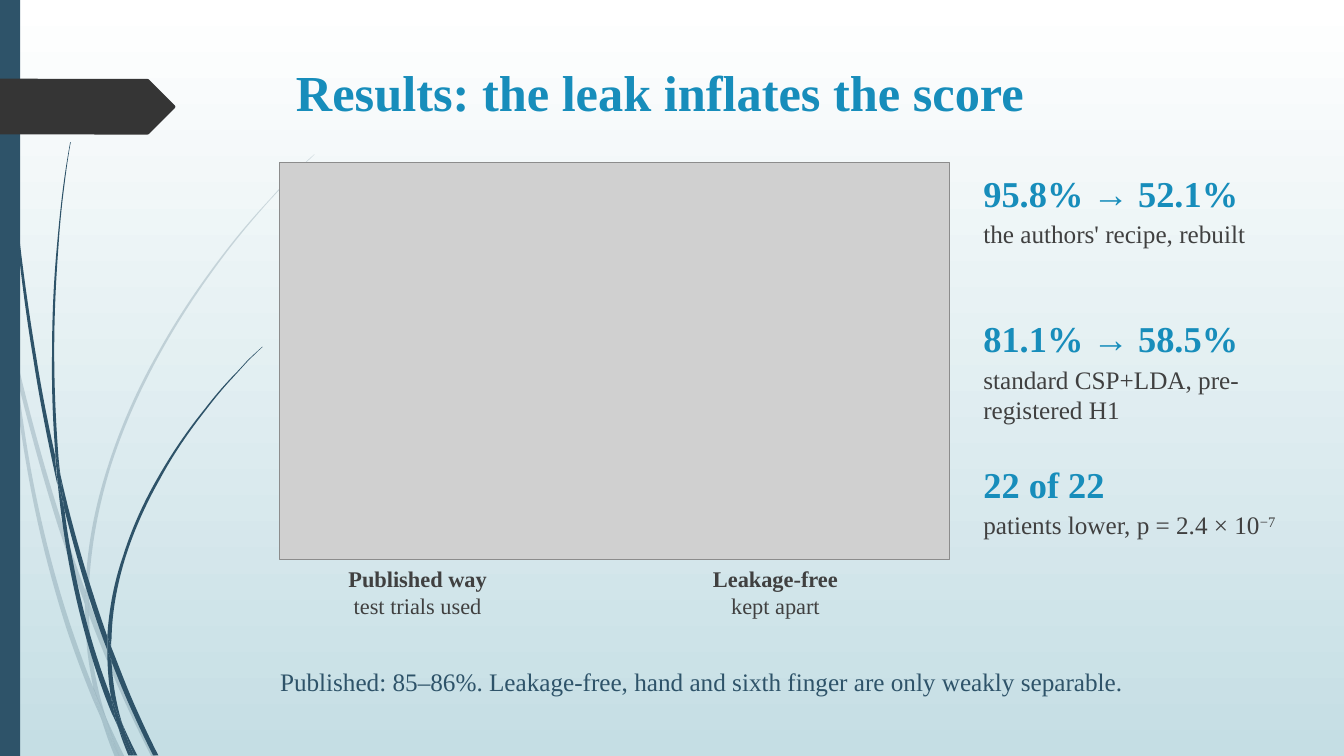
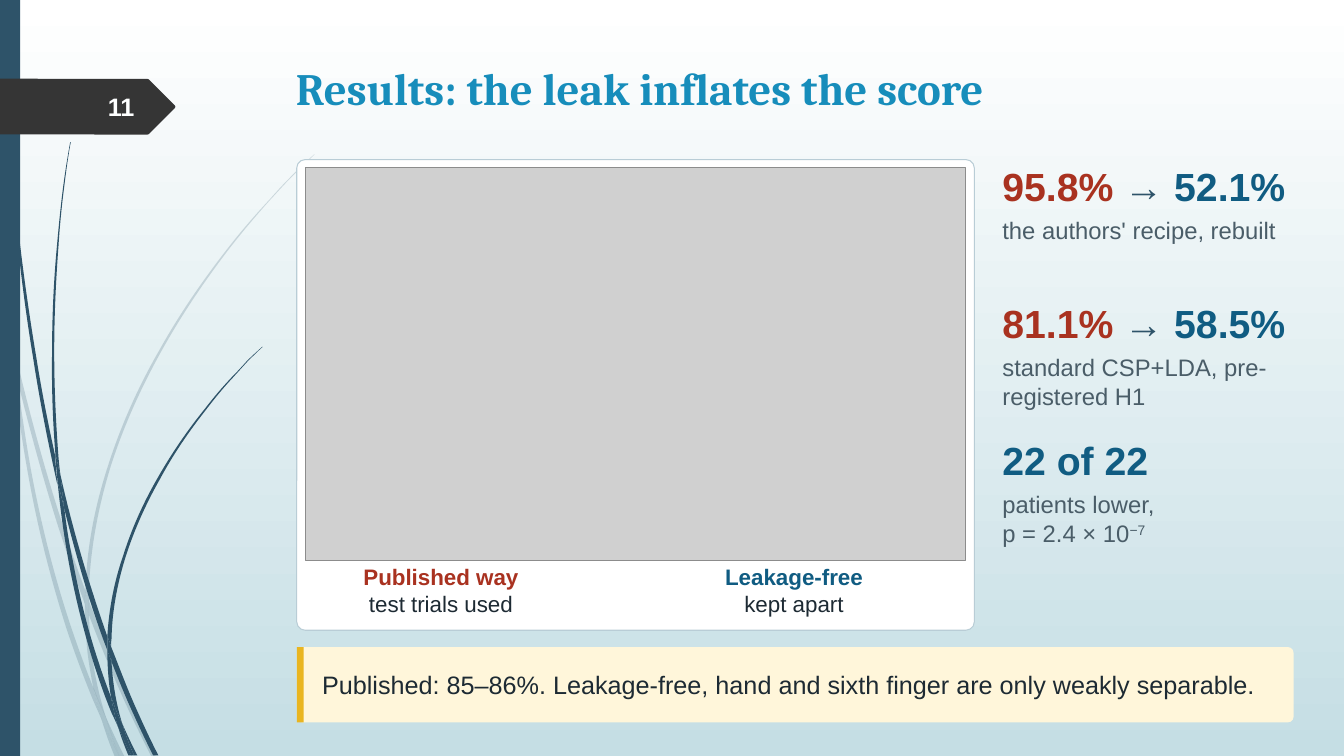
Before and after one commit to rajveeerr/sixth-finger-bci, a slide deck: slide 11 of report/slides/college/Sixth-Finger-BCI-Final-PPT.pptx. Drawn at 1344x756 pixels with LibreOffice and Linux fonts; fonts in the diff are those of the drawing; grey boxes stand for pictures. Boxes give left, top, right and bottom in pixels: in the first picture for what was removed or moved away, otherwise in the second. Text is boxed around its words. In the diff, an @@ line names an element or a change of style, - is before the commit and + after.

```diff
--- a/report/slides/college/Sixth-Finger-BCI-Final-PPT.pptx
+++ b/report/slides/college/Sixth-Finger-BCI-Final-PPT.pptx
@@ title "Results: the leak inflates the ..." at (296, 73, 983, 106): size 36 to 32 pt, font Times New Roman to Cambria @@
@@ page number added at (108, 98, 135, 116), 18 pt, text #FEFFFF, bold @@
+11
@@ rounded rectangle added at (296, 159, 974, 630), fill #FFFFFF, outline #B9CDD6 0.75 pt @@
@@ picture: place and size @@
-picture at (280, 162, 950, 560)
+picture at (306, 168, 967, 561)
@@ text "95.8% → 52.1%": place and size @@
-text "95.8% → 52.1%" at (983, 182, 1238, 208)
+text "95.8% → 52.1%" at (1002, 173, 1285, 202)
@@ text "95.8% → 52.1%" at (1002, 173, 1285, 202): size 26 to 28 pt, font Times New Roman to Arial; text colour #178DBB to #A93220 in "95.8%"; text colour #178DBB to #2E5369 in "→"; text colour #178DBB to #105C82 in "52.1%" @@
@@ text "the authors' recipe, rebuilt": place and size @@
-text "the authors' recipe, rebuilt" at (983, 225, 1245, 249)
+text "the authors' recipe, rebuilt" at (1002, 222, 1276, 244)
@@ text "the authors' recipe, rebuilt" at (1002, 222, 1276, 244): size 18 to 17 pt, font Times New Roman to Arial, text colour #404040 to #4A5D68 @@
@@ text "81.1% → 58.5%": place and size @@
-text "81.1% → 58.5%" at (983, 327, 1238, 353)
+text "81.1% → 58.5%" at (1002, 310, 1285, 339)
@@ text "81.1% → 58.5%" at (1002, 310, 1285, 339): size 26 to 28 pt, font Times New Roman to Arial; text colour #178DBB to #A93220 in "81.1%"; text colour #178DBB to #2E5369 in "→"; text colour #178DBB to #105C82 in "58.5%" @@
@@ text "standard CSP+LDA, pre-registered H1" at (1002, 359, 1266, 410): size 18 to 17 pt, font Times New Roman to Arial, text colour #404040 to #4A5D68 @@
@@ text "standard CSP+LDA, pre-registered H1": place and size @@
-text "standard CSP+LDA, pre-registered H1" at (983, 371, 1239, 425)
+text "standard CSP+LDA, pre-registered H1" at (1002, 359, 1266, 410)
@@ text "22 of 22": place and size @@
-text "22 of 22" at (983, 472, 1104, 499)
+text "22 of 22" at (1002, 446, 1149, 476)
@@ text "22 of 22" at (1002, 446, 1149, 476): size 26 to 28 pt, font Times New Roman to Arial, text colour #178DBB to #105C82 @@
@@ text at (1002, 496, 1154, 547): text changed; size 18 to 17 pt; font Times New Roman to Arial; text colour #404040 to #4A5D68 @@
-patients lower, p = 2.4 × 10−7
+patients lower,
+p = 2.4 × 10−7
@@ text "Published way": place and size @@
-text "Published way" at (348, 571, 486, 614)
+text "Published way" at (363, 568, 518, 613)
@@ text "Published way" at (363, 568, 518, 613): font Times New Roman to Arial; text colour #404040 to #A93220 in "Published way"; text colour #404040 to #1D2A33 in "test trials used" @@
@@ text "Leakage-free": place and size @@
-text "Leakage-free" at (713, 571, 838, 619)
+text "Leakage-free" at (725, 568, 863, 617)
@@ text "Leakage-free" at (725, 568, 863, 617): font Times New Roman to Arial; text colour #404040 to #105C82 in "Leakage-free"; text colour #404040 to #1D2A33 in "kept apart" @@
@@ rounded rectangle added at (296, 647, 1294, 723), fill #FFF6DA @@
@@ rectangle added at (296, 647, 303, 723), fill #E9B520 @@
@@ text "Published: 85–86%. Leakage-free, hand and ...": place and size @@
-text "Published: 85–86%. Leakage-free, hand and ..." at (280, 673, 1122, 697)
+text "Published: 85–86%. Leakage-free, hand and ..." at (322, 675, 1255, 700)
@@ text "Published: 85–86%. Leakage-free, hand and ..." at (322, 675, 1255, 700): font Times New Roman to Arial, text colour #2E5369 to #1D2A33; vertical alignment top to middle @@
```
Also in this commit, not shown: 17 other slides changed, 2 other files.
